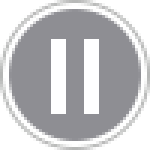
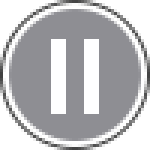
Revision of a layered 150 x 150 image; what changed, layer by layer:
painted on "Border" over [0, 0, 150, 150]
